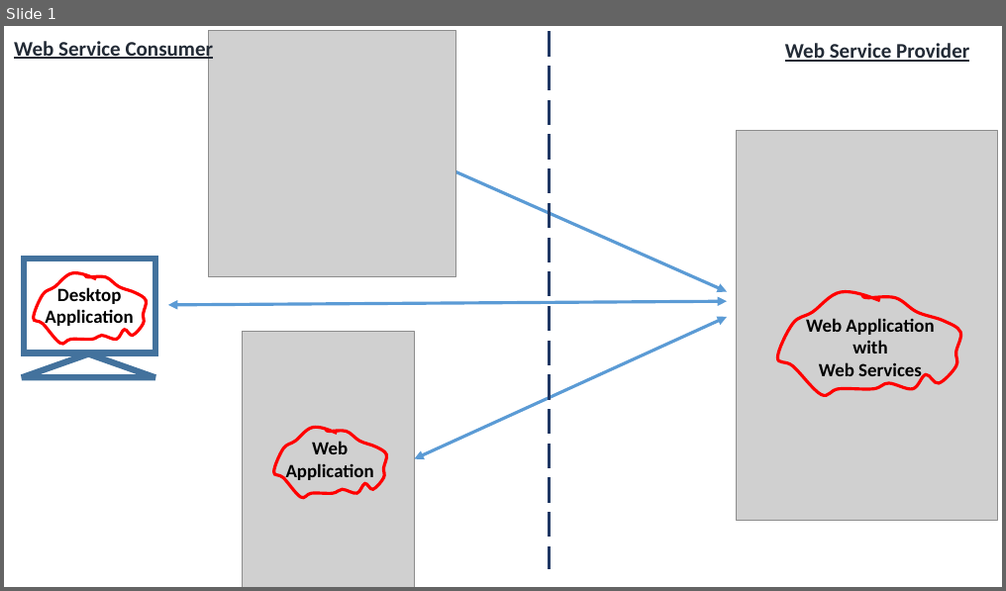
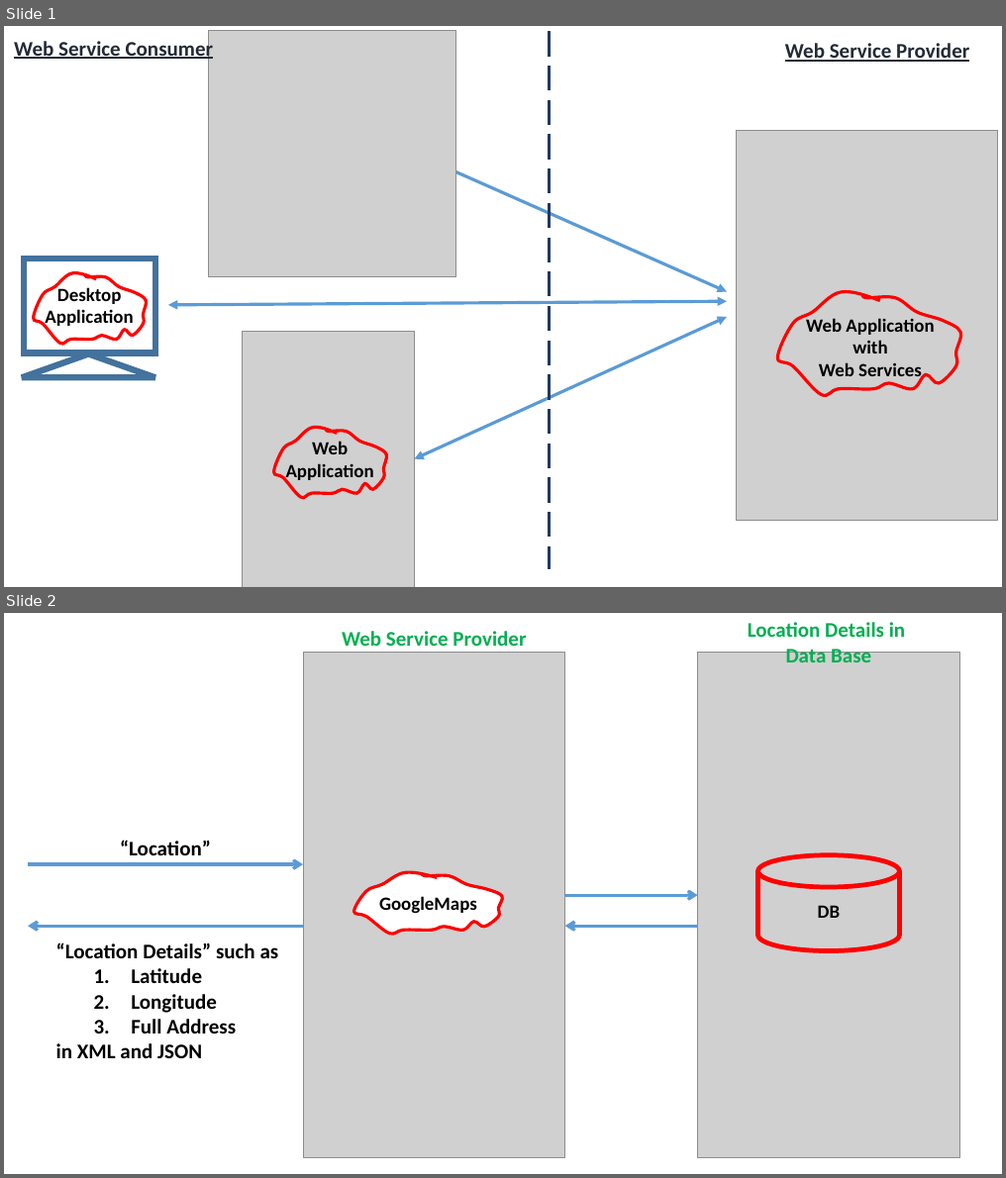
Before and after one commit to avinashv411/For-Class, a slide deck: 11. Others/A. PPTs/Webservices.pptx. Shown one above the other, each under a label of ours: slide 1 before the commit, slides 1 and 2 after it. The pictures are 1006x591 and 1006x1178 pixels, drawn with LibreOffice and Linux fonts; fonts in the diff are those of the drawing; grey boxes stand for pictures. Boxes give left, top, right and bottom in pixels: in the first picture for what was removed or moved away, otherwise in the second. Text is boxed around its words. In the diff, an @@ line names an element or a change of style, - is before the commit and + after.

```diff
--- a/11. Others/A. PPTs/Webservices.pptx
+++ b/11. Others/A. PPTs/Webservices.pptx
@@ slide 2 added at [4,613,1002,1174], background #FFFFFF @@
@@ text added at [342,631,526,646], 20 pt, text #00B050, bold @@
+Web Service Provider
@@ text added at [747,622,905,663], 20 pt, text #00B050, bold @@
+Location Details in
+Data Base
@@ picture added at [303,652,565,1158] @@
@@ picture added at [698,652,960,1158] @@
@@ text added at [120,840,211,856], 20 pt, text #000000, bold @@
+“Location”
@@ arrow added from (28, 864) to (303, 864), #5B9BD5 3 pt @@
@@ freeform shape added at [354,872,503,934], fill #FFFFFF, outline #FF0000 3 pt, 18 pt, text #000000, bold @@
+GoogleMaps
@@ cylinder added at [757,856,899,952], outline #FF0000 4.5 pt, 18 pt, text #000000, bold @@
+DB
@@ arrow added from (565, 895) to (698, 895), #5B9BD5 3 pt @@
@@ arrow added from (303, 926) to (28, 926), #5B9BD5 3 pt @@
@@ arrow added from (698, 926) to (565, 926), #5B9BD5 3 pt @@
@@ text added at [56,943,279,1059], 20 pt, text #000000, bold @@
+“Location Details” such as
+  1. Latitude
+  2. Longitude
+  3. Full Address
+in XML and JSON
```
Also in this commit, not shown: 2 other slides added.
